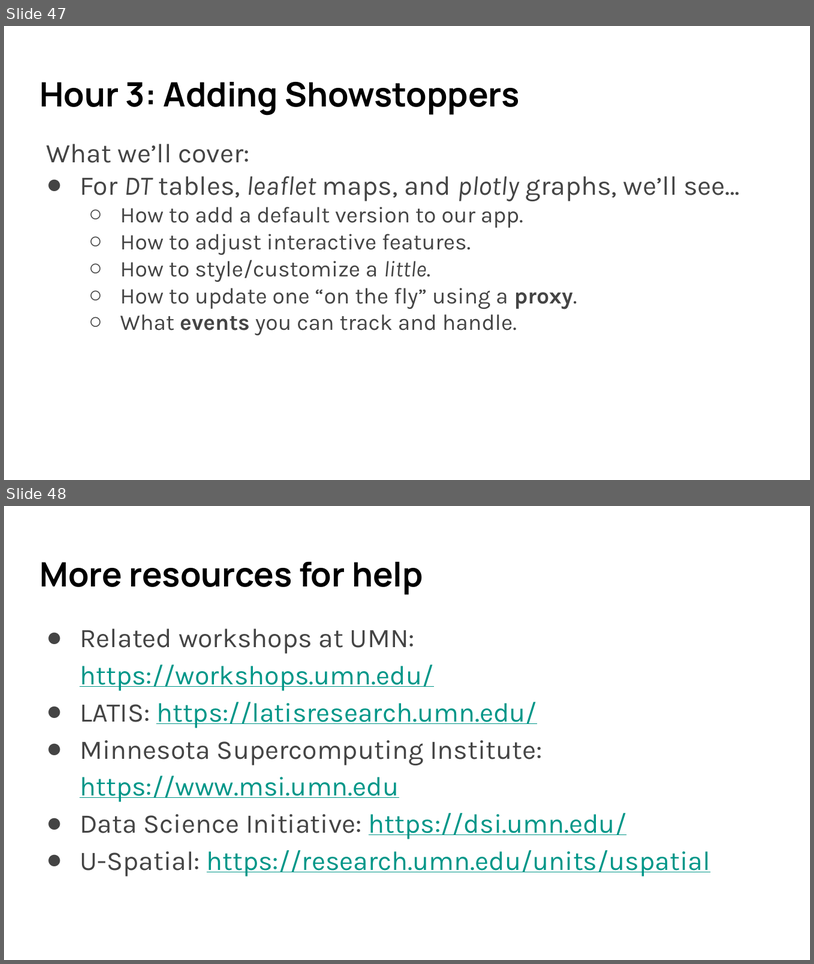
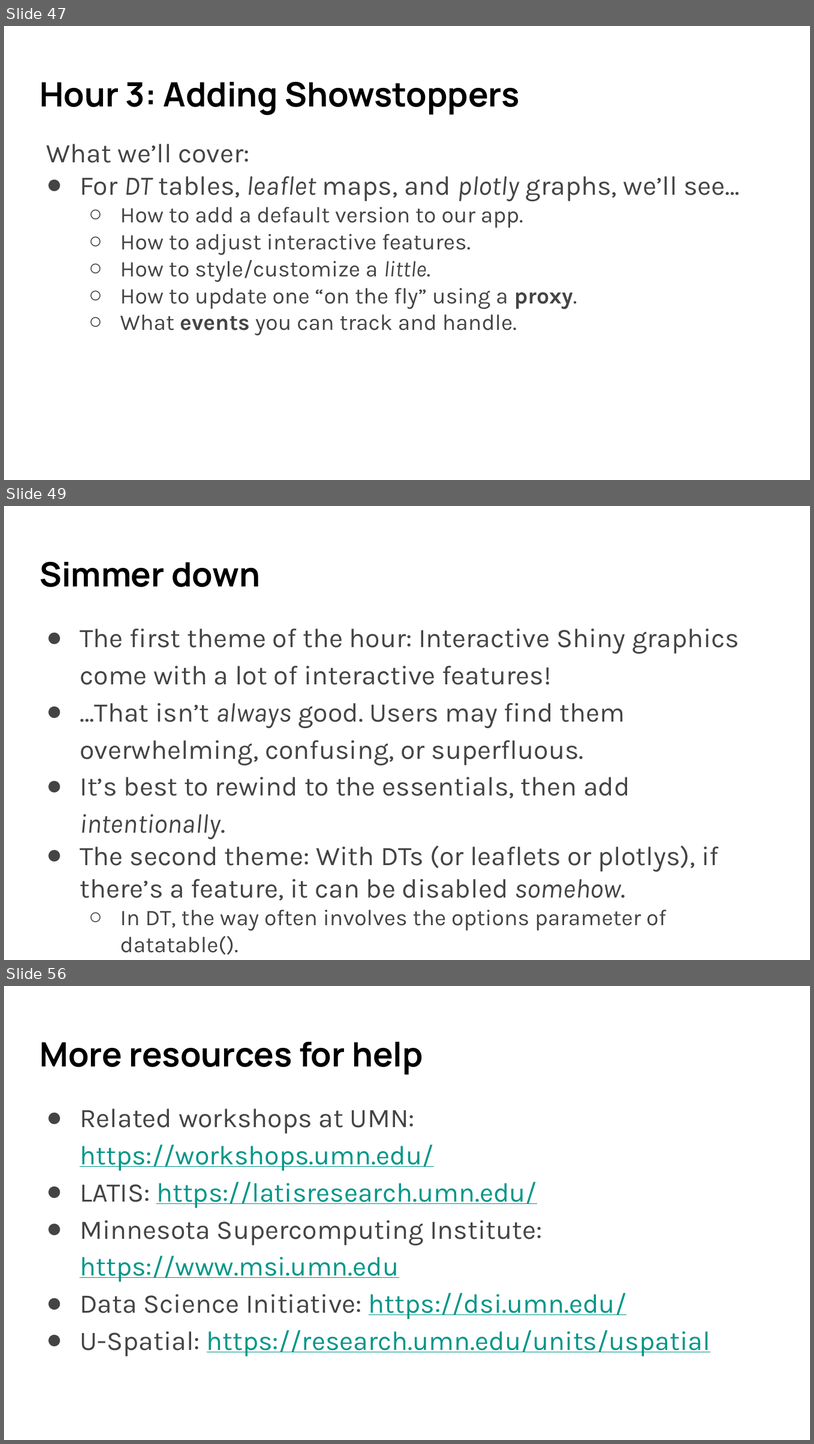
Before and after one commit to umn-dash/r-shiny, a slide deck: instructors/files/SWC slides R Shiny 2024 Fall.pptx. Shown one above the other, each under a label of ours: slides 47 and 48 before the commit, slides 47, 49 and 56 after it; the slides between them are not shown. The pictures are 814x964 and 814x1444 pixels, drawn with LibreOffice and Linux fonts; fonts in the diff are those of the drawing. Boxes give left, top, right and bottom in pixels: in the first picture for what was removed or moved away, otherwise in the second. Text is boxed around its words. In the diff, an @@ line names an element or a change of style, - is before the commit and + after.

```diff
--- a/instructors/files/SWC slides R Shiny 2024 Fall.pptx
+++ b/instructors/files/SWC slides R Shiny 2024 Fall.pptx
@@ slide 49 added at [4, 506, 810, 960], background #FFFFFF @@
@@ title added at [39, 562, 260, 587], 30 pt, text #000000, bold @@
+Simmer down
@@ text added at [80, 628, 740, 954], 24 pt, text #444444 @@
+● The first theme of the hour: Interactive Shiny graphics come with a lot of interactive features!
+● …That isn’t always good. Users may find them overwhelming, confusing, or superfluous.
+● It’s best to rewind to the essentials, then add intentionally.
+● The second theme: With DTs (or leaflets or plotlys), if there’s a feature, it can be disabled somehow.
+  ○ In DT, the way often involves the options parameter of datatable().
@@ what was slide 48 is now slide 56 @@
```
Also in this commit, not shown: 7 other slides added, 32 other files.
